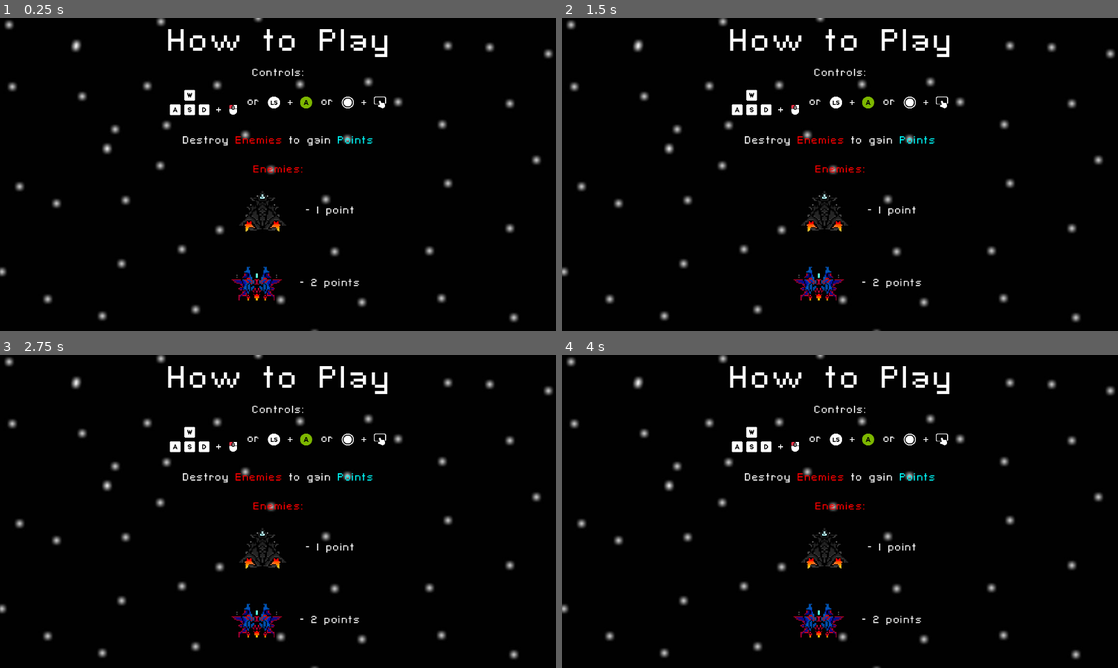
Above: before the commit, frames 1-4 (two rows, left to right).
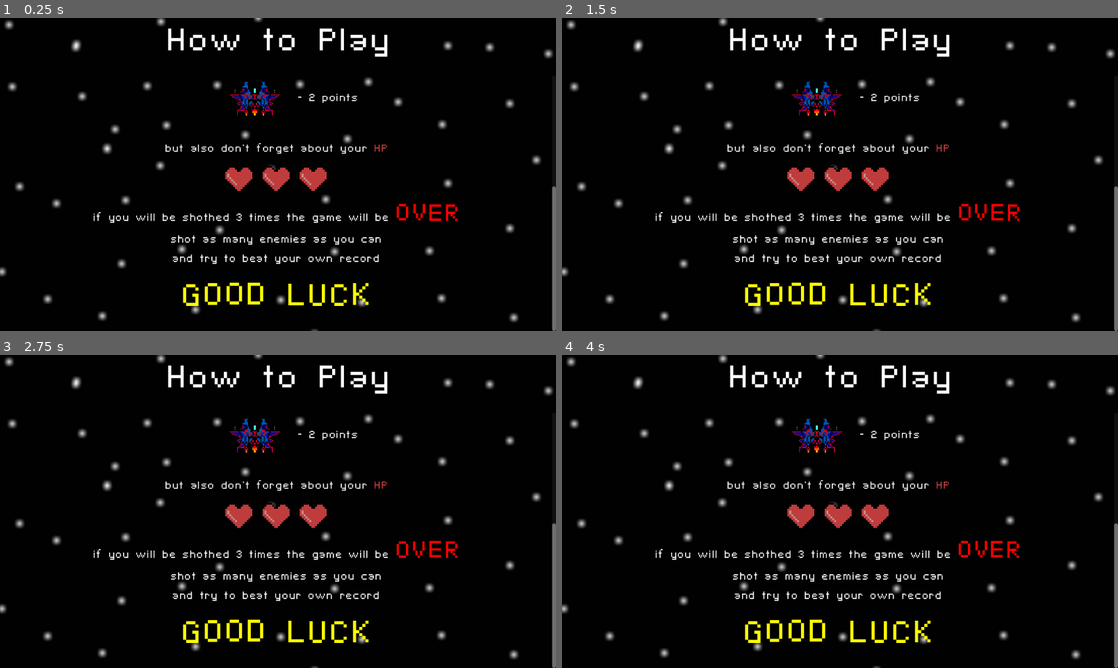
Above: after the commit, the same moments.

Repository: cofeek-codes/Space-Strike
Game: Godot game, scene res://scenes/ui/how_to_play.tscn
The game is run twice, just before and just after one commit, with the same random seed, the same clock (stepped at 60 frames per second) and the same inputs. This scene is started directly instead of the project's main scene.
Inputs (mouse positions are in pixels of both pictures, inside the frame that each line leads up to):
- Up to frame 1 (0.25 s): no input
- Up to frame 2 (1.5 s): move the mouse to (962, 158) at 0.52 s; hold D (move_right) 0.53-1.28 s; click (962, 158) at 0.6 s; move the mouse to (728, 190) at 1.27 s; hold S (move_down) from 1.28 s (still down); click (728, 190) at 1.35 s
- Up to frame 3 (2.75 s): move the mouse to (333, 442) at 2.02 s; release S (move_down) at 2.03 s; hold D (move_right) from 2.03 s (still down); click (333, 442) at 2.1 s
- Up to frame 4 (4 s): move the mouse to (812, 574) at 2.77 s; release D (move_right) at 2.78 s; hold W (move_up) 2.78-3.53 s; click (812, 574) at 2.85 s; move the mouse to (1006, 558) at 3.52 s; hold A (move_left) from 3.53 s (still down); click (1006, 558) at 3.6 s

The runs differ from the first frame. In frame 1, 6.2% of the frame differs, in the area x 16-100%, y 3-100%; in frame 2, 6.2%; in frame 3, 6.2%; in frame 4, 6.2%.

Commit message:
htp text done

Diff:
--- a/default_bus_layout.tres
+++ b/default_bus_layout.tres
@@ -9,6 +9,7 @@
 pitch_scale = 0.95
 
 [resource]
+bus/0/mute = true
 bus/1/name = &"Music"
 bus/1/solo = false
 bus/1/mute = false
--- a/scenes/ui/how_to_play.tscn
+++ b/scenes/ui/how_to_play.tscn
@@ -20,25 +20,26 @@
 grow_vertical = 2
 texture = ExtResource("1_1xwrb")
 
-[node name="VBoxContainer" type="VBoxContainer" parent="."]
+[node name="TitleLabel" type="Label" parent="."]
 layout_mode = 1
-anchors_preset = 15
+anchors_preset = 10
 anchor_right = 1.0
-anchor_bottom = 1.0
+offset_bottom = 103.0
 grow_horizontal = 2
-grow_vertical = 2
-alignment = 1
-
-[node name="Label" type="Label" parent="VBoxContainer"]
-layout_mode = 2
 theme = ExtResource("2_l2dcv")
 theme_override_font_sizes/font_size = 64
 text = "How to Play"
 horizontal_alignment = 1
 vertical_alignment = 1
 
-[node name="RichTextLabel" type="RichTextLabel" parent="VBoxContainer"]
-layout_mode = 2
+[node name="HowToPlayLabel" type="RichTextLabel" parent="."]
+layout_mode = 1
+anchors_preset = 15
+anchor_right = 1.0
+anchor_bottom = 1.0
+offset_top = 119.0
+grow_horizontal = 2
+grow_vertical = 2
 theme = ExtResource("2_l2dcv")
 theme_override_font_sizes/normal_font_size = 21
 bbcode_enabled = true
@@ -55,5 +56,22 @@
 [ul bullet=]
 [img width=150]res://assets/enemies/basic_enemy.png[/img] - 1 point
 [img width=150]res://assets/enemies/curve_enemy.png[/img] - 2 points
-[/ul]"
-fit_content = true
+[/ul]
+
+but also don't forget about your [color=#bf3c3c]HP[/color]
+
+[img width=64]res://assets/ui/htp/hp.png[/img] [img width=64]res://assets/ui/htp/hp.png[/img] [img width=64]res://assets/ui/htp/hp.png[/img]
+
+if you will be shothed 3 times the game will be [font_size=48][shake][color=#f00]OVER[/color][/shake][/font_size]
+
+shot as many enemies as you can
+
+and try to beat your own record
+
+
+[font_size=64][wave][color=#ff0]GOOD LUCK[/color][/wave][/font_size]
+
+
+"
+scroll_following = true
+shortcut_keys_enabled = false
